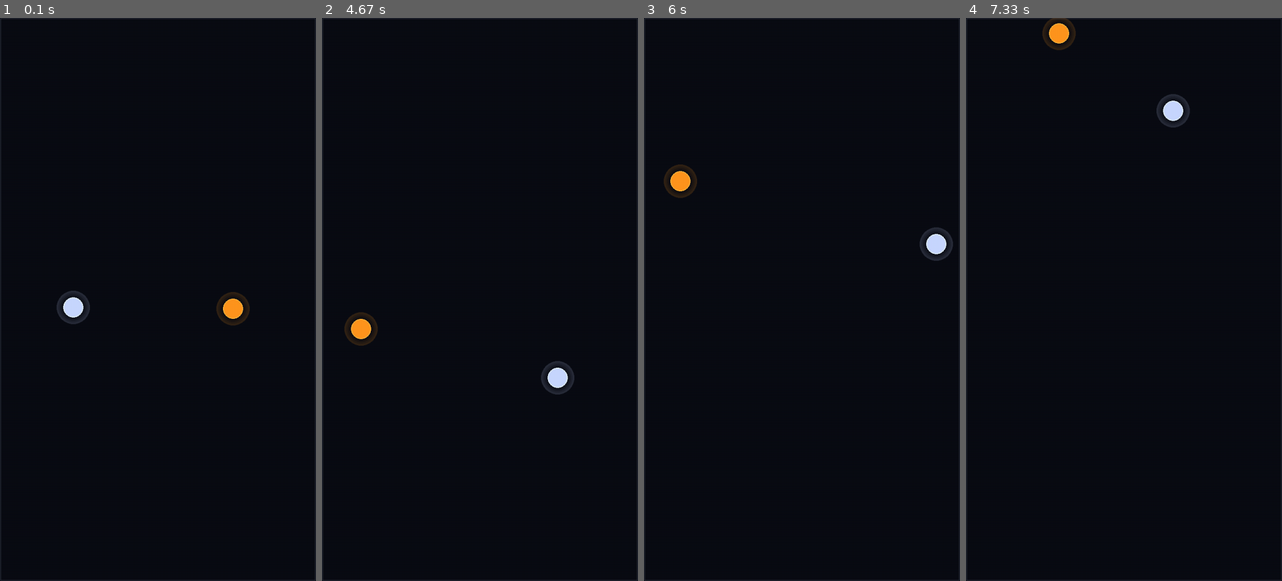
Above: before the commit, frames 1-4 (left to right).
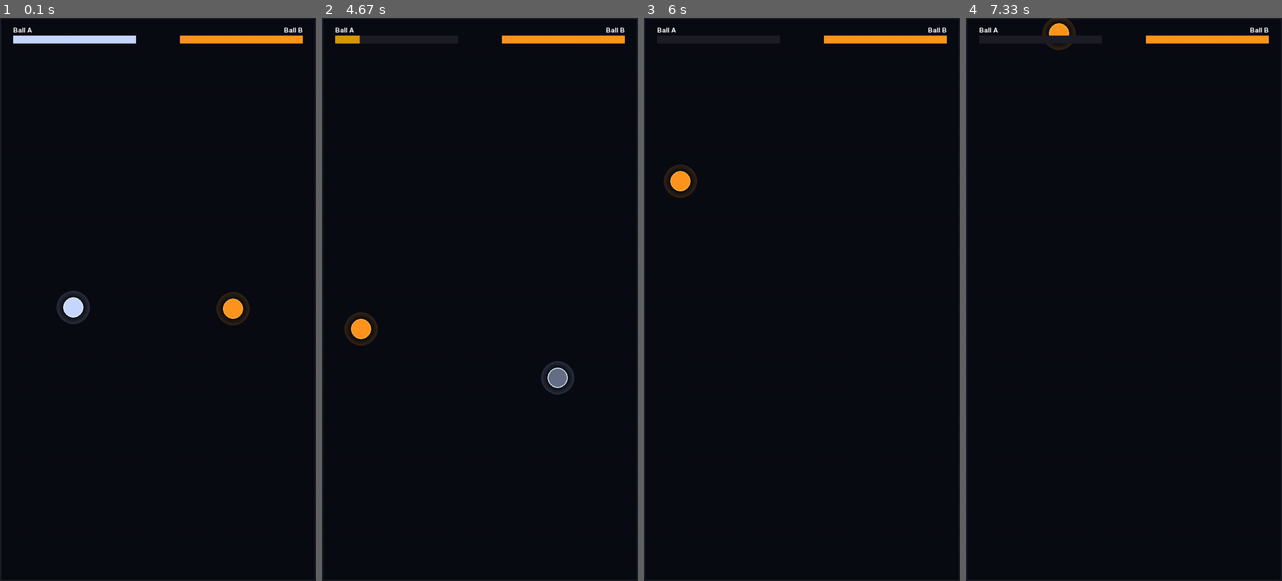
Above: after the commit, the same moments.

Repository: dstevenb07/PygameSimV1
Game: pygame game, started from main.py
The game is run twice, just before and just after one commit, with the same random seed, the same clock (stepped at 60 frames per second) and the same inputs.
Inputs:
- Up to frame 1 (0.1 s): no input
- Up to frame 2 (4.67 s): tap Space at 0.33, 0.73, 1.03, 1.23, 1.57, 1.87, 2.07, 2.37, 2.63, 2.97, 3.27, 3.4, 3.8, 4.1, 4.47 s
- Up to frame 3 (6 s): tap Space at 4.87, 5.17, 5.37, 5.67 s
- Up to frame 4 (7.33 s): no input

The runs differ from the first frame. In frame 1, 1.2% of the frame differs, in the area x 4-96%, y 1-5%; in frame 2, 0.9%; in frame 3, 1.0%; in frame 4, 1.1%.

Commit message:
phase-2: HP system + live HUD
- take_damage() implemented with per-source hit cooldowns and death flag
- draw_hud() replaces stub: HP bars with green→yellow→red color lerp, name labels
- Spacebar test call in main.py for manual verification (removed Phase 4)
- Flicker and death guards were already in place from Phase 1

https://claude.ai/code/session_014yKim2L1rfePxxzbV94gU5

Diff:
--- a/ball_base.py
+++ b/ball_base.py
@@ -99,7 +99,13 @@
     # ------------------------------------------------------------------
 
     def take_damage(self, amount, source):
-        pass  # implemented Phase 2
+        if self.hit_cooldowns.get(source, 0) > 0:
+            return
+        self.hp = max(0, self.hp - amount)
+        self.hit_cooldowns[source] = HIT_COOLDOWN
+        if self.hp <= 0:
+            self.alive = False
+            # Phase 3 will add: particles.emit_death(self.pos, self.color)
 
     def is_dead(self):
         return self.hp <= 0
--- a/hud.py
+++ b/hud.py
@@ -1,5 +1,52 @@
+import pygame
 from constants import *
 
 
+def _lerp_color(a, b, t):
+    return tuple(int(a[i] + (b[i] - a[i]) * t) for i in range(3))
+
+
 def draw_hud(surface, fighter_a, fighter_b, font):
-    pass
+    # Left bar — fighter_a
+    name_a = font.render(fighter_a.name, True, (255, 255, 255))
+    surface.blit(name_a, (HUD_BAR_MARGIN, HUD_BAR_Y - font.get_height() - 4))
+
+    pygame.draw.rect(surface, (30, 30, 40),
+                     pygame.Rect(HUD_BAR_MARGIN, HUD_BAR_Y, HUD_BAR_WIDTH, HUD_BAR_HEIGHT))
+
+    hp_pct_a = fighter_a.hp / BALL_HP
+    fill_w_a = int(HUD_BAR_WIDTH * hp_pct_a)
+    if hp_pct_a > 0.6:
+        bar_color_a = fighter_a.color
+    elif hp_pct_a > 0.25:
+        t = (0.6 - hp_pct_a) / 0.35
+        bar_color_a = _lerp_color(fighter_a.color, (220, 180, 0), t)
+    else:
+        t = (0.25 - hp_pct_a) / 0.25
+        bar_color_a = _lerp_color((220, 180, 0), (200, 40, 40), t)
+    if fill_w_a > 0:
+        pygame.draw.rect(surface, bar_color_a,
+                         pygame.Rect(HUD_BAR_MARGIN, HUD_BAR_Y, fill_w_a, HUD_BAR_HEIGHT))
+
+    # Right bar — fighter_b
+    bar_x_b = SCREEN_WIDTH - HUD_BAR_MARGIN - HUD_BAR_WIDTH
+    name_b = font.render(fighter_b.name, True, (255, 255, 255))
+    surface.blit(name_b, (SCREEN_WIDTH - HUD_BAR_MARGIN - name_b.get_width(),
+                          HUD_BAR_Y - font.get_height() - 4))
+
+    pygame.draw.rect(surface, (30, 30, 40),
+                     pygame.Rect(bar_x_b, HUD_BAR_Y, HUD_BAR_WIDTH, HUD_BAR_HEIGHT))
+
+    hp_pct_b = fighter_b.hp / BALL_HP
+    fill_w_b = int(HUD_BAR_WIDTH * hp_pct_b)
+    if hp_pct_b > 0.6:
+        bar_color_b = fighter_b.color
+    elif hp_pct_b > 0.25:
+        t = (0.6 - hp_pct_b) / 0.35
+        bar_color_b = _lerp_color(fighter_b.color, (220, 180, 0), t)
+    else:
+        t = (0.25 - hp_pct_b) / 0.25
+        bar_color_b = _lerp_color((220, 180, 0), (200, 40, 40), t)
+    if fill_w_b > 0:
+        pygame.draw.rect(surface, bar_color_b,
+                         pygame.Rect(bar_x_b, HUD_BAR_Y, fill_w_b, HUD_BAR_HEIGHT))
--- a/main.py
+++ b/main.py
@@ -50,6 +50,10 @@
         if fighter_b.alive:
             fighter_b.update(dt, fighter_a, particles, shake_state)
 
+        # TEMP: test damage (remove in Phase 4)
+        if pygame.key.get_pressed()[pygame.K_SPACE]:
+            fighter_a.take_damage(10, "test")
+
         fighter_a.ball_collision(fighter_b)
 
         game_surface.fill(BACKGROUND_COLOR)
